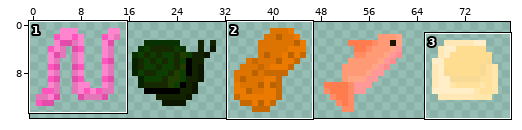
Two versions of one sprite sheet, assets/tiles/bait.png. The first picture is a wide view before the edit; the outline marks the close-up.
Close-up. Before:
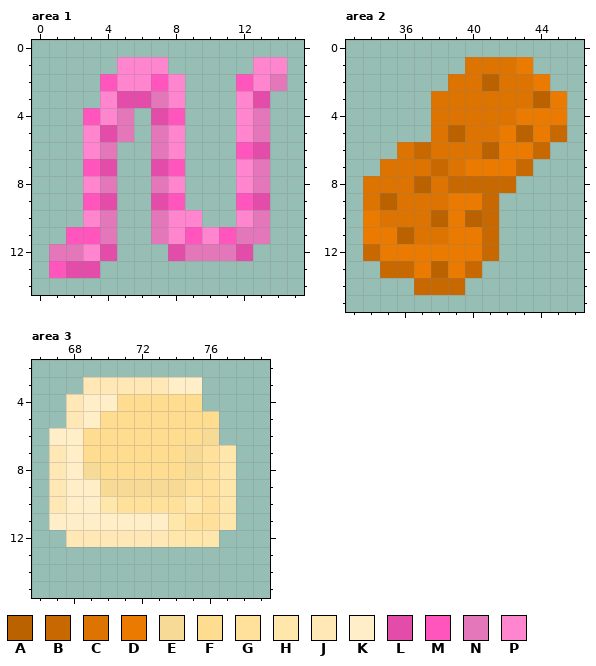
The file is 80x16 pixels. Colours within 5 levels of each other are drawn and written as one. Shown: area 1: x 0..15, y 0..14; area 2: x 33..46, y 0..15; area 3: x 66..79, y 2..15. The commit also changed other parts of the picture, which this record leaves out.
Palette (. is transparent): A #ba6100  B #c86800  C #dd7300  D #ea7a00  E #f8da97  F #ffdd90  G #ffe19b  H #ffe6aa  J #ffe8b5  K #ffeec8  L #e34ca9  M #ff55bd  N #e377b9  P #ff85cf
Pixels before, area 1, first column x 1:
 1 ....PPP.....PP
 2 ...MPPMP...MPN
 3 ...PLLNP...PL.
 4 ..MPN.LM...PN.
 5 ..PLN.NP...PN.
 6 ..PN..NP...ML.
 7 ..ML..LM...PN.
 8 ..PN..NP...PN.
 9 ..ML..LM...ML.
10 ..PN..NPP..PN.
11 .MMN..NPMPMNN.
12 NNPL...LNNNL..
13 MLL...........
Pixels before, area 2, first column x 34:
 1 ......CCCD..
 2 .....CCACCD.
 3 ....CCCCCCAD
 4 ....CCCCCDDD
 5 ....CACCDADB
 6 ..CBCCCADDB.
 7 .CCCBCDDDB..
 8 CCCACBBBB...
 9 CACCCDDB....
10 DCCCADAB....
11 DDACCDDB....
12 BDDDDDDB....
13 .BBDADB.....
14 ...BBB......
Pixels before, area 3, first column x 67:
 3 ..JJJJJKK..
 4 .JKKFFFFF..
 5 .JKFFFFFFF.
 6 KKFFFFFFFE.
 7 JKFFFFFFEGH
 8 JKEFFFFFEGH
 9 JKKEEEEEGGH
10 JKKHGGGGHGH
11 KKKKKKKHGGH
12 .JJJJJJHHH.
Now the later version:
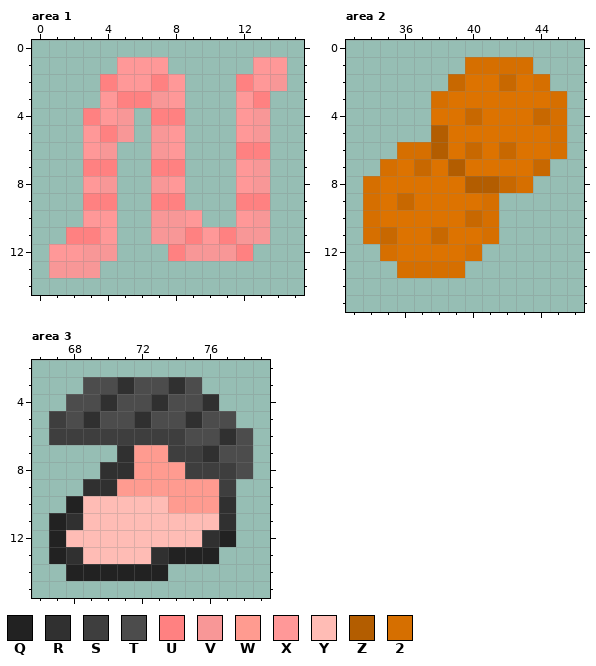
Colours new in this view: Q #222222  R #303030  S #3e3e3e  T #4c4c4c  U #ff8181  V #f89797  W #ff9b90  X #ff9898  Y #ffbcb5  Z #b35d00  2 #d66f00
Change:
Changed rows in their new state; - is an unchanged pixel.
Area 1:
first column x 1:
 1 ----XXX-----XX
 2 ---UXXUX---UXV
 3 ---XUUVX---XU-
 4 --UXV-UU---XV-
 5 --XUV-VX---XV-
 6 --XV--VX---UU-
 7 --UU--UU---XV-
 8 --XV--VX---XV-
 9 --UU--UU---UU-
10 --XX--VVX--XV-
11 -UUX--VVUXUVV-
12 XXVV---UVVVU--
13 VVV-----------
Area 2:
first column x 34:
 1 ------2222--
 2 -----B-CB-2-
 3 ----2-----C2
 4 ------B--CB2
 5 ----ZC--CCC2
 6 --22Z-BCBCC2
 7 -2-BCZCCCCB-
 8 2--C-CZZ-2--
 9 2CB--CC2----
10 2---CCB2----
11 2BC-BCC2----
12 .2CCCC2.----
13 -.2222.-----
14 ---...------
Area 3:
first column x 67:
 3 --TTRTTRT---
 4 -TTRTTRTTR--
 5 STRTTRTTRTT-
 6 SSSSSSSSTTRT
 7 ....RWWSSRTT
 8 ...RRWWWSSST
 9 ..RRWWWWWWS-
10 .QYYYYYWWWR-
11 QRYYYYYYYYR-
12 QYYYYYYYYRQ-
13 QRYYYYRQQQ--
14 -QQQQQQ-----
Changed places in both close-ups, as pixel boxes (x1, y1, x2, y2):
changed: (49, 57, 287, 278)
changed: (363, 57, 567, 295)
changed: (49, 377, 253, 581)
